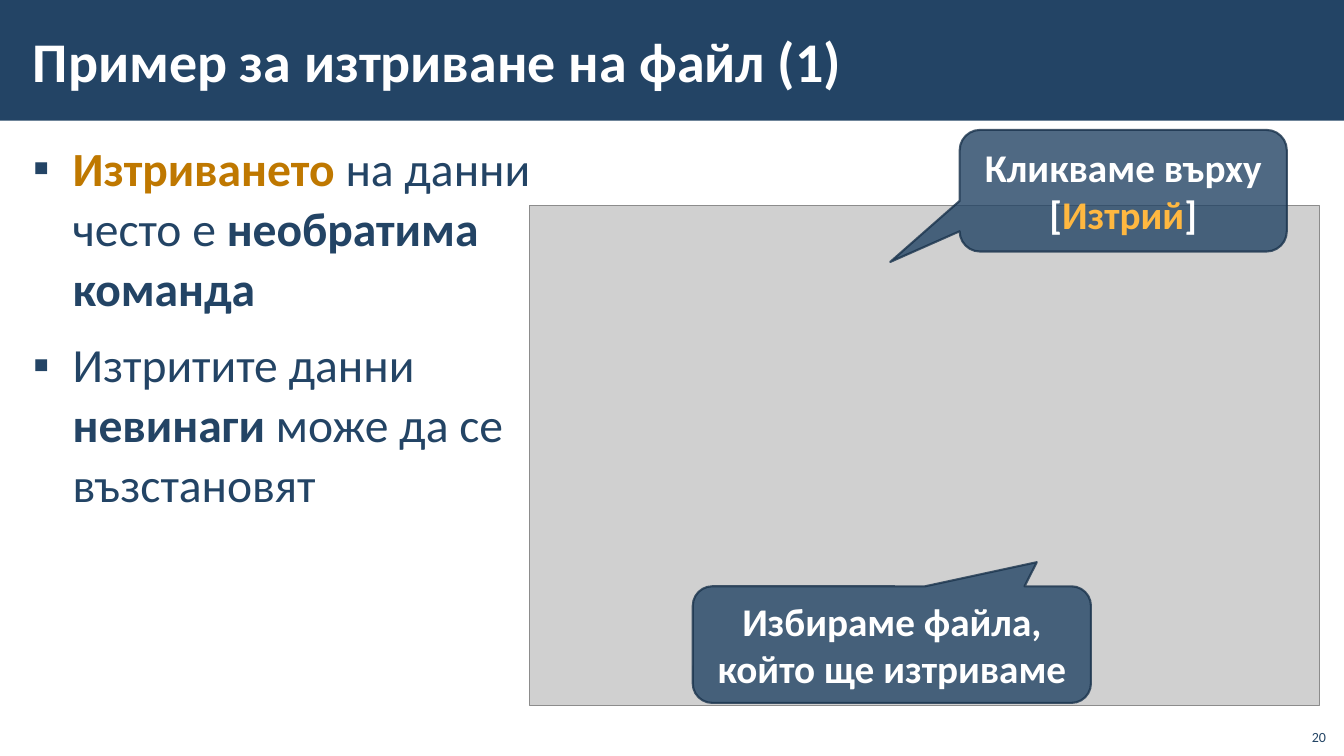
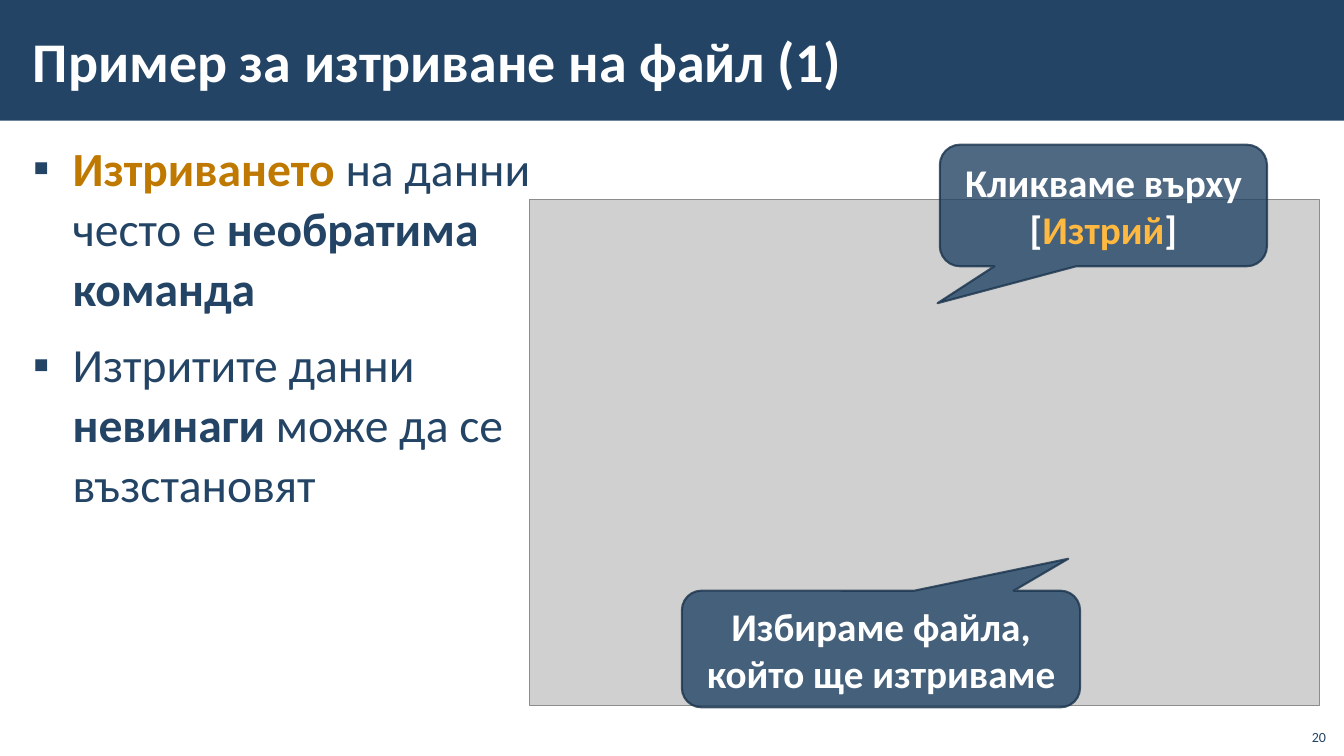
Before and after one commit to BG-IT-Edu/School-Programming, a slide deck: slide 20 of Courses/Computer-Modeling-and-IT/Computer-Modeling-and-IT-5-Class/04-File-System/04-File-System.pptx. Drawn at 1344x756 pixels with LibreOffice and Linux fonts; fonts in the diff are those of the drawing; grey boxes stand for pictures; background and template pictures are left out. Boxes give left, top, right and bottom in pixels: in the first picture for what was removed or moved away, otherwise in the second. Text is boxed around its words. In the diff, an @@ line names an element or a change of style, - is before the commit and + after.

```diff
--- a/Courses/Computer-Modeling-and-IT/Computer-Modeling-and-IT-5-Class/04-File-System/04-File-System.pptx
+++ b/Courses/Computer-Modeling-and-IT/Computer-Modeling-and-IT-5-Class/04-File-System/04-File-System.pptx
@@ rounded speech box "Кликваме върху [Изтрий]" at [940,145,1267,267]: proportions changed @@
@@ rounded speech box "Кликваме върху [Изтрий]": place and size @@
-rounded speech box "Кликваме върху [Изтрий]" at [960,130,1288,252]
+rounded speech box "Кликваме върху [Изтрий]" at [940,145,1267,267]
@@ picture: place and size @@
-picture at [529,206,1320,706]
+picture at [529,200,1320,706]
@@ rounded speech box "Избираме файла, който ще изтриваме": place and size @@
-rounded speech box "Избираме файла, който ще изтриваме" at [693,587,1091,704]
+rounded speech box "Избираме файла, който ще изтриваме" at [683,591,1081,708]
@@ rounded speech box "Избираме файла, който ще изтриваме" at [683,591,1081,708]: proportions changed @@
```
Also in this commit, not shown: 17 other slides changed.
